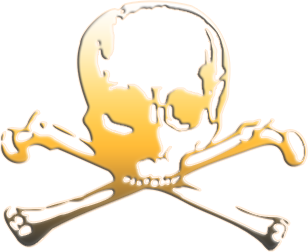
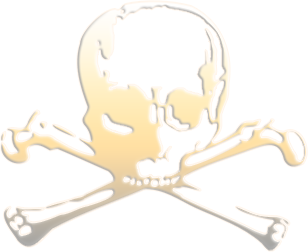
Before/after of a (308, 252) layered artwork. What changed in the layer stack:
"Layer 0": opacity 78% → 36% over [1, 1, 307, 251]
